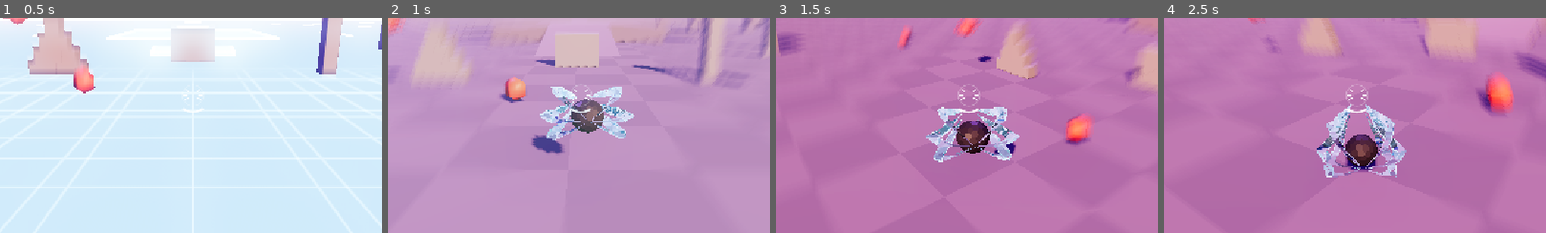
Above: before the commit, frames 1-4 (left to right).
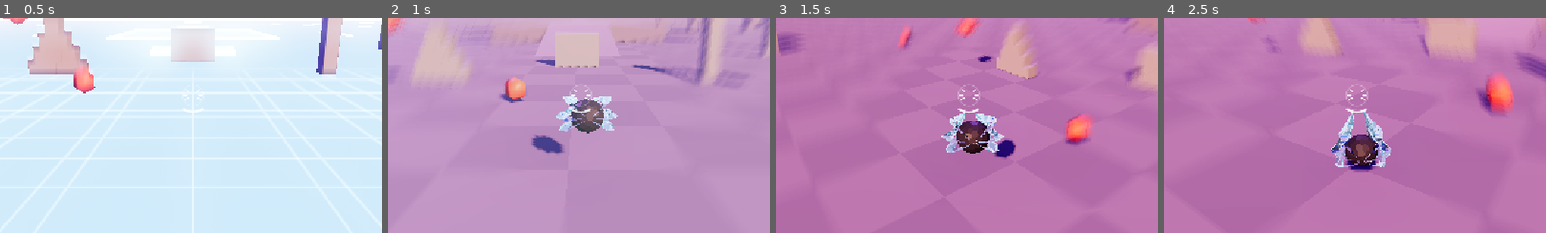
Above: after the commit, the same moments.

Repository: JumpYbutSchooled/Legion-Ball-
Game: Godot game, scene res://scenes/arena.tscn
The game is run twice, just before and just after one commit, with the same random seed, the same clock (stepped at 60 frames per second) and the same inputs. This scene is started directly instead of the project's main scene.
Inputs (mouse positions are % of the whole screen's width and height, from its top left):
- Up to frame 1 (0.5 s): no input
- Up to frame 2 (1 s): tap Enter at 0.5 s; move the mouse to (72, 45) at 0.52 s; hold D (move_right) from 0.53 s (still down); tap Q (block) at 0.6 s; click (72, 45) at 0.67 s; tap Space (jump) at 0.77 s
- Up to frame 3 (1.5 s): tap Space (jump) at 1.07 s; move the mouse to (45, 50) at 1.27 s; release D (move_right) at 1.28 s; hold W (move_forward) from 1.28 s (still down); tap E (camera_right) at 1.35 s
- Up to frame 4 (2.5 s): keep holding W (move_forward); tap Space (jump) at 1.52, 1.82 s; move the mouse to (52, 48) at 2.02 s; hold / (chat) from 2.03 s (still down)
The pictures show only the part of the screen within x 25-75%, y 32-82%; the shares and areas given below are measured in that part.

Frame 1 is identical in both runs. In frame 2, 2.5% of the frame differs, in the area x 39-65%, y 32-57%; in frame 3, 2.9%; in frame 4, 3.6%, in the area x 40-64%, y 40-75%.

Commit message:
v1.2.3: blades fit tighter round the ball
Blade scale 1.4 -> 1.15, the arc round the ball pulled in 20% (ARC_TIGHT), and the
clearance from the ball's centre cut from 0.62 to 0.56 (ball radius 0.5). Every
weapon's blades still stay outside the ball (closest 0.56).

Co-Authored-By: Claude Opus 5.5 <noreply@anthropic.com>

Diff:
--- a/scripts/energy_blade_mesh.gd
+++ b/scripts/energy_blade_mesh.gd
@@ -63,7 +63,10 @@
 ## The ball's radius plus a gap: no part of a blade comes closer to the ball's centre
 ## than this (plus half the blade's own width), so blades wrap AROUND the ball, never
 ## through it.
-const BALL_CLEAR := 0.62
+const BALL_CLEAR := 0.56
+## The arc round the ball is pulled in this much tighter than its written radius, so
+## blades hug the ball (the clearance still keeps them outside it).
+const ARC_TIGHT := 0.8
 ## Seed for the jag, so each blade is chipped differently but consistently.
 @export var jag_seed := 1:
 	set(value):
@@ -165,7 +168,7 @@
 	var mirror := Vector3(side, 1.0, 1.0)
 	var pts := PackedVector3Array()
 	var arc_steps := segments / 2
-	var radius := arc_radius * scale_factor
+	var radius := arc_radius * scale_factor * ARC_TIGHT
 	# Semicircle round the ball's side.
 	for i in arc_steps:
 		var a := deg_to_rad(lerpf(arc_start_deg, arc_end_deg, float(i) / arc_steps))
--- a/scripts/weapons/blade_weapon.gd
+++ b/scripts/weapons/blade_weapon.gd
@@ -18,7 +18,7 @@
 const WAVE_END := 1.4  # Wave position where every facet has fully broken/joined.
 ## Every weapon's blades are built this much bigger than their shapes are written (the
 ## maps are huge; the weapons should look it).
-const BLADE_SCALE := 1.4
+const BLADE_SCALE := 1.15
 
 @export var color := Color(0.3, 0.8, 1.0)
 ## Seconds for the enter/exit wave to run the length of the blades.
